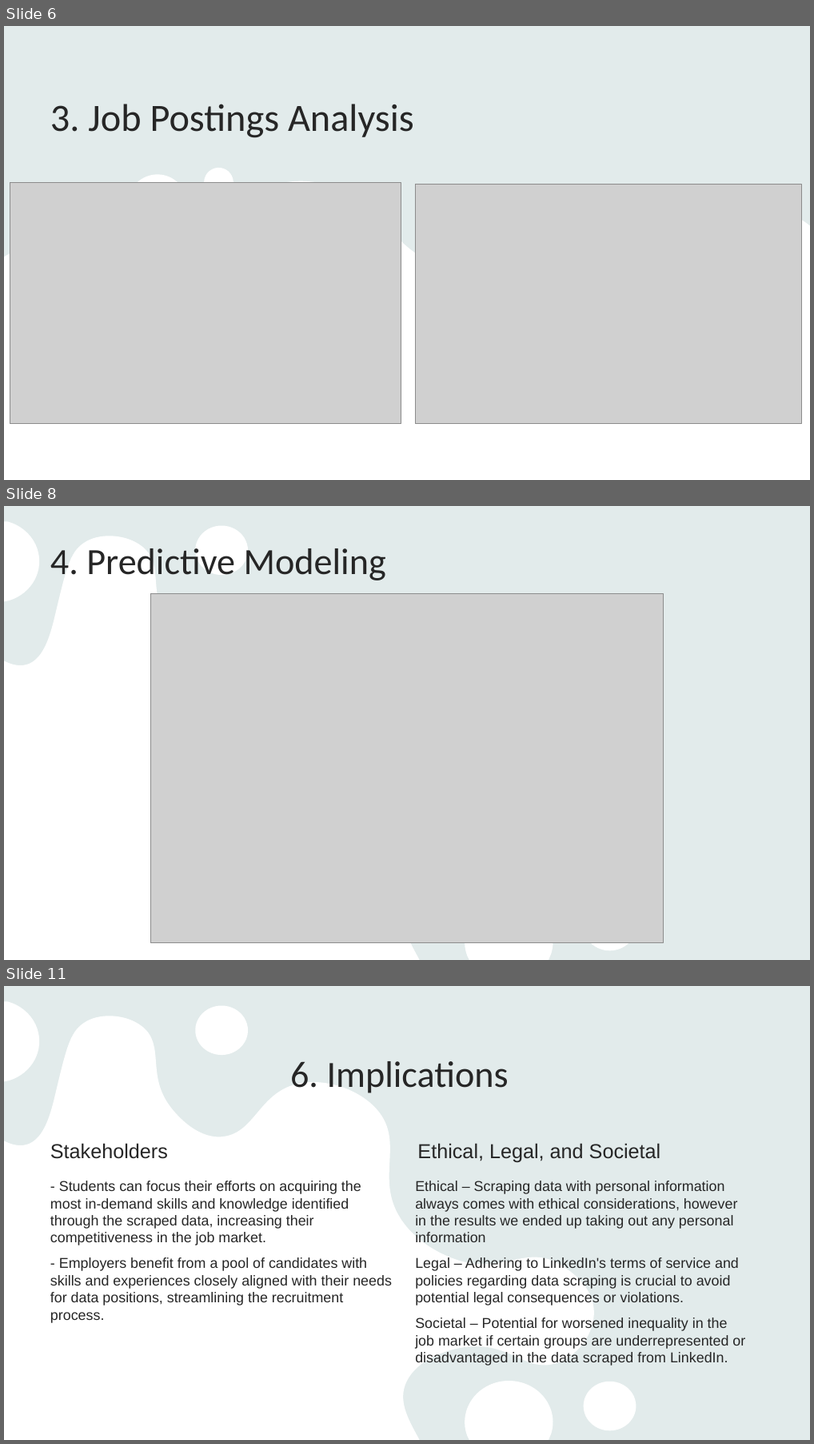
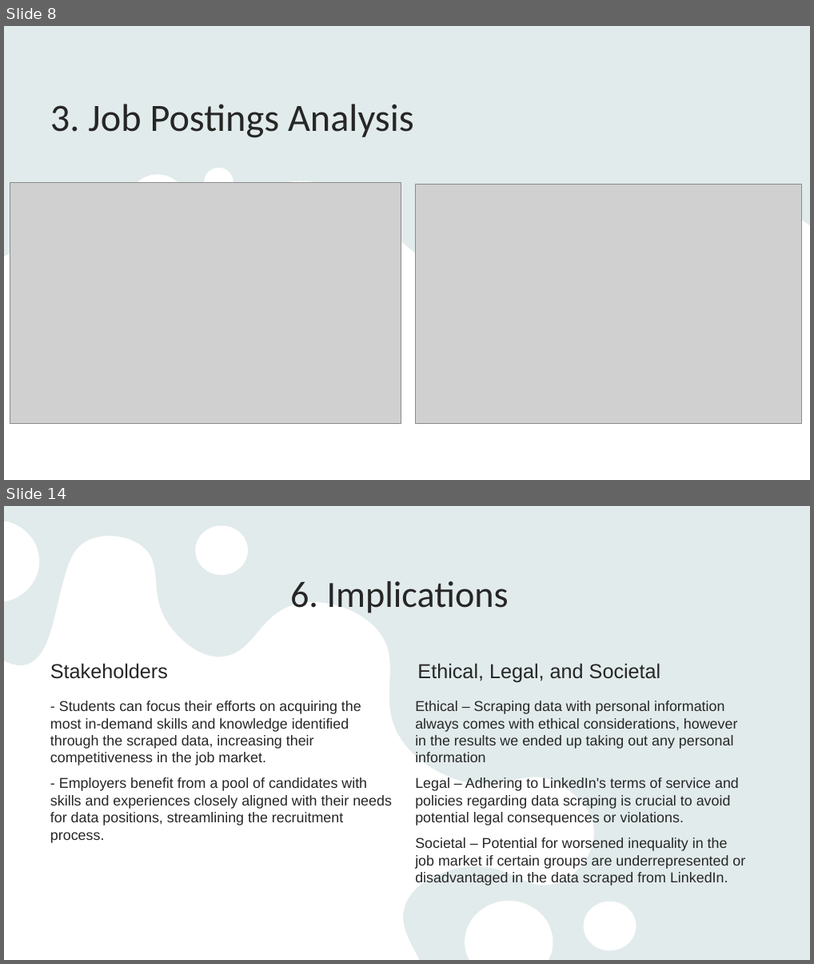
Before and after one commit to ernbilen/Data400_Spring24, a slide deck: DATA 400 Final Presentation.pptx. Shown one above the other, each under a label of ours: slides 6, 8 and 11 before the commit, slides 8 and 14 after it; the slides between them are not shown. The pictures are 814x1444 and 814x964 pixels, drawn with LibreOffice and Linux fonts; fonts in the diff are those of the drawing; grey boxes stand for pictures. Boxes give left, top, right and bottom in pixels: in the first picture for what was removed or moved away, otherwise in the second. Text is boxed around its words. In the diff, an @@ line names an element or a change of style, - is before the commit and + after.

```diff
--- a/DATA 400 Final Presentation.pptx
+++ b/DATA 400 Final Presentation.pptx
@@ slide 8 removed at box(4, 506, 810, 960), background #E9F3F3; not listed: 2 template elements that a slide beside it also shows @@
@@ title removed at box(50, 548, 386, 580) @@
-4. Predictive Modeling
@@ picture removed at box(151, 593, 664, 942) @@
@@ what was slide 6 is now slide 8 @@
@@ what was slide 11 is now slide 14 @@
```
Also in this commit, not shown: 2 slides changed, 4 slides added.
